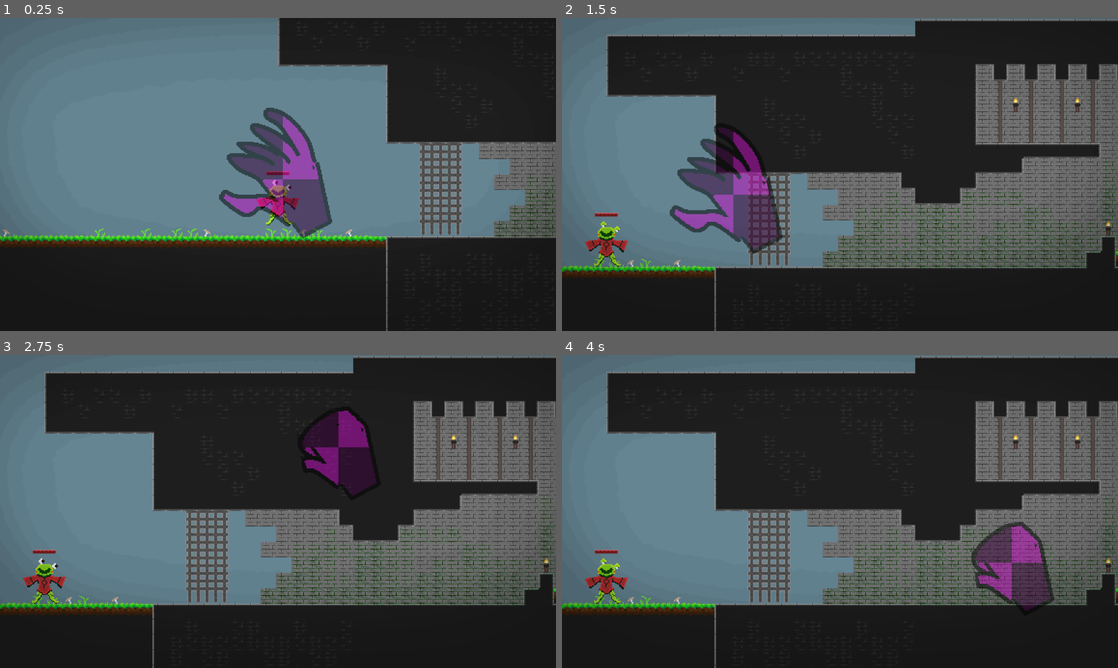
Above: before the commit, frames 1-4 (two rows, left to right).
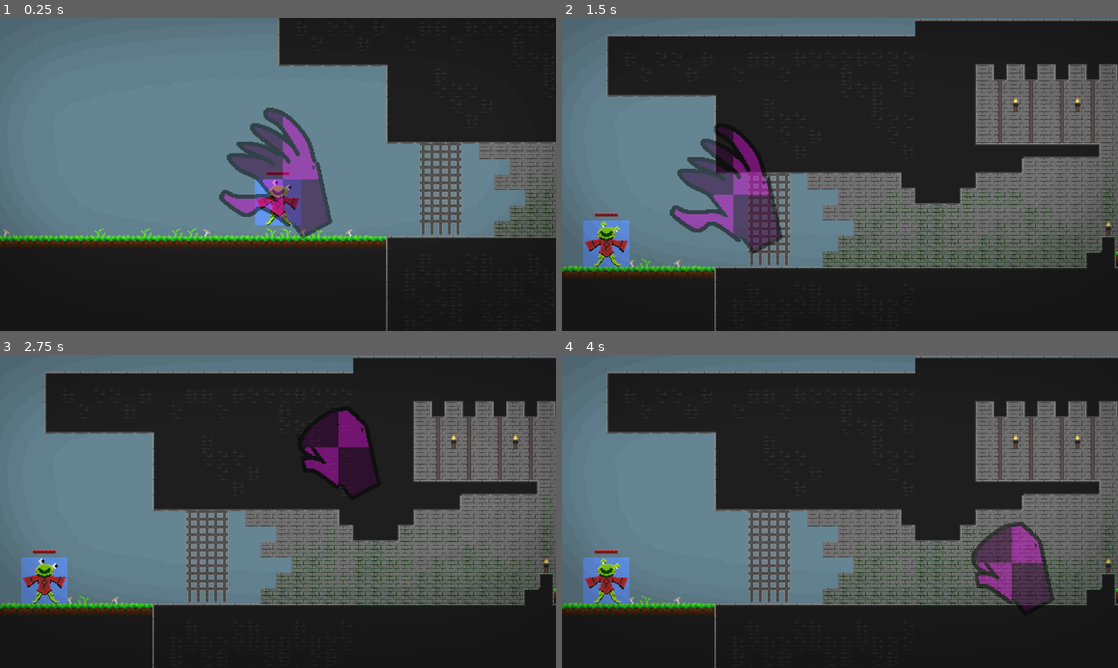
Above: after the commit, the same moments.

Repository: RedFoxLightning/OutsideTheBox
Game: Godot game, scene res://Assets/Scenes/MainScenes/main.tscn
Same seed, same stepped clock (60 frames per second), same inputs: the game is played once before the commit and once after it.
Inputs (mouse positions are in pixels of both pictures, inside the frame that each line leads up to):
- Up to frame 1 (0.25 s): no input
- Up to frame 2 (1.5 s): tap Enter (ui_accept) at 0.5, 0.77 s; move the mouse to (962, 158) at 0.52 s; hold Middle mouse button (Move) 0.53-1.28 s; hold Right (ui_right) from 0.53 s (still down); move the mouse to (728, 190) at 1.27 s; tap G (GooberButton) at 1.35 s
- Up to frame 3 (2.75 s): tap Enter (ui_accept) at 1.52 s; tap Middle mouse button (Move) at 1.55, 2.3 s; move the mouse to (333, 442) at 2.02 s; release Right (ui_right) at 2.03 s; press the mouse at (333, 442) at 2.03 s; hold Left (ui_left) from 2.03 s (still down)
- Up to frame 4 (4 s): move the mouse to (812, 574) at 2.77 s; release Left (ui_left) at 2.78 s; release the mouse at (812, 574) at 2.78 s; hold Right (ui_right) from 2.78 s (still down); tap Middle mouse button (Move) at 2.85 s; tap Enter (ui_accept) at 3.02, 3.77 s; move the mouse to (1006, 558) at 3.52 s; hold Middle mouse button (Move) from 3.53 s (still down)

The runs differ from the first frame. In frame 1, 0.8% of the frame differs, in the area x 45-55%, y 51-67%; in frame 2, 0.8%, in the area x 3-13%, y 64-80%; in frame 3, 0.8%; in frame 4, 0.8%.

Commit message:
+Spider and found out grabbable is broken
Spider now looks around where it should, including differentiating between idle state and aggroed state

However I think the offset var specifically is completely broken for the grabbable script, and it may have been this whole time

Diff:
--- /dev/null
+++ b/Assets/Scenes/Entites/base_enemy.tscn
@@ -0,0 +1,6 @@
+[gd_scene format=3 uid="uid://c05db60rl1oyj"]
+
+[ext_resource type="Script" uid="uid://dl60nq1sns4vn" path="res://Assets/Scripts/Entities/base_enemy.gd" id="1_8ha6b"]
+
+[node name="BaseEnemy" type="Node2D" unique_id=1658250846]
+script = ExtResource("1_8ha6b")
--- a/Assets/Scenes/Entites/base_entity.tscn
+++ b/Assets/Scenes/Entites/base_entity.tscn
@@ -17,5 +17,6 @@
 
 [node name="CollisionShape2D" type="CollisionShape2D" parent="Grabbable" unique_id=1741206127]
 shape = SubResource("RectangleShape2D_m18i3")
+disabled = true
 
 [connection signal="thrown" from="Grabbable" to="." method="_on_grabbable_thrown"]
--- a/Assets/Scenes/Entites/big_frog_enemy.tscn
+++ b/Assets/Scenes/Entites/big_frog_enemy.tscn
@@ -6,6 +6,7 @@
 [ext_resource type="PackedScene" uid="uid://kh3wv76aol3r" path="res://Assets/Scenes/Entites/tasks_ai.tscn" id="3_dcuvd"]
 [ext_resource type="Script" uid="uid://bul4aj6tik7lk" path="res://Assets/TaskAIStateSO.gd" id="4_rod8d"]
 [ext_resource type="Script" uid="uid://8pm11srdvu7f" path="res://Assets/TaskSO.gd" id="5_1k0fd"]
+[ext_resource type="PackedScene" uid="uid://c05db60rl1oyj" path="res://Assets/Scenes/Entites/base_enemy.tscn" id="5_b64l7"]
 
 [sub_resource type="Resource" id="Resource_rod8d"]
 script = ExtResource("5_1k0fd")
@@ -36,17 +37,20 @@
 
 [sub_resource type="Resource" id="Resource_4ib7q"]
 script = ExtResource("5_1k0fd")
+task_name = "Charge"
 metadata/_custom_type_script = "uid://8pm11srdvu7f"
 
-[sub_resource type="Resource" id="Resource_4b1m7"]
+[sub_resource type="Resource" id="Resource_b64l7"]
 script = ExtResource("5_1k0fd")
+task_name = "Leap"
+task_to_follow = SubResource("Resource_4ib7q")
 metadata/_custom_type_script = "uid://8pm11srdvu7f"
 
 [sub_resource type="Resource" id="Resource_fnu1k"]
 script = ExtResource("4_rod8d")
 name = "Aggroed"
-tasks = Array[ExtResource("5_1k0fd")]([SubResource("Resource_4ib7q"), SubResource("Resource_4b1m7")])
-interval_between_tasks = 2.0
+tasks = Array[ExtResource("5_1k0fd")]([SubResource("Resource_4ib7q"), SubResource("Resource_b64l7")])
+interval_between_tasks = 1.0
 metadata/_custom_type_script = "uid://bul4aj6tik7lk"
 
 [sub_resource type="AtlasTexture" id="AtlasTexture_m4yix"]
@@ -130,12 +134,29 @@
 [sub_resource type="Animation" id="Animation_mcp5s"]
 resource_name = "idle"
 
+[sub_resource type="Animation" id="Animation_b64l7"]
+resource_name = "violent_stabbing"
+length = 0.345
+tracks/0/type = "value"
+tracks/0/imported = false
+tracks/0/enabled = true
+tracks/0/path = NodePath("AnimatedSprite2D:rotation")
+tracks/0/interp = 1
+tracks/0/loop_wrap = true
+tracks/0/keys = {
+"times": PackedFloat32Array(0, 0.23333333),
+"transitions": PackedFloat32Array(1, 1),
+"update": 0,
+"values": [0.0, 6.283185307179586]
+}
+
 [sub_resource type="AnimationLibrary" id="AnimationLibrary_4ib7q"]
 _data = {
 &"RESET": SubResource("Animation_rod8d"),
 &"antsy_stabbing": SubResource("Animation_1k0fd"),
 &"hopping": SubResource("Animation_m4yix"),
-&"idle": SubResource("Animation_mcp5s")
+&"idle": SubResource("Animation_mcp5s"),
+&"violent_stabbing": SubResource("Animation_b64l7")
 }
 
 [node name="BigFrogEnemy" type="CharacterBody2D" unique_id=610472911]
@@ -149,6 +170,9 @@
 grabbableCollisionShapeOffset = Vector2(0, 16)
 groundedFrictionModifier = 0.8
 arialFrictionModifier = 0.99
+
+[node name="BaseEnemy" parent="." unique_id=1658250846 instance=ExtResource("5_b64l7")]
+detectionRange = 300.0
 
 [node name="tasks_ai" parent="." unique_id=1071120289 instance=ExtResource("3_dcuvd")]
 
@@ -166,4 +190,5 @@
 libraries/ = SubResource("AnimationLibrary_4ib7q")
 autoplay = &"idle"
 
+[connection signal="aggroed_signal" from="BaseEnemy" to="." method="_on_base_enemy_aggroed_signal"]
 [connection signal="new_task" from="tasks_ai" to="." method="_on_tasks_ai_new_task"]
--- a/Assets/Scenes/Entites/goober.tscn
+++ b/Assets/Scenes/Entites/goober.tscn
@@ -273,7 +273,7 @@
 [sub_resource type="RectangleShape2D" id="RectangleShape2D_xy1m5"]
 size = Vector2(20, 43)
 
-[node name="Goober" type="CharacterBody2D" unique_id=2033451847]
+[node name="Goober" type="CharacterBody2D" unique_id=2033451847 groups=["Goober"]]
 z_index = 10
 floor_max_angle = 0.34906584
 script = ExtResource("1_68t3s")
--- /dev/null
+++ b/Assets/Scenes/Entites/spider_enemy.tscn
@@ -0,0 +1,45 @@
+[gd_scene format=3 uid="uid://dbrq6cetuim0j"]
+
+[ext_resource type="Script" uid="uid://c0e7ci6417jk" path="res://Assets/Scripts/Entities/spider_enemy.gd" id="1_3mds1"]
+[ext_resource type="PackedScene" uid="uid://c05db60rl1oyj" path="res://Assets/Scenes/Entites/base_enemy.tscn" id="2_me7qk"]
+[ext_resource type="PackedScene" uid="uid://dkbcbtx7qao03" path="res://Assets/Scenes/Entites/base_entity.tscn" id="3_y74d1"]
+[ext_resource type="Texture2D" uid="uid://f3e4wjylajlu" path="res://Assets/ArcherSpriteSheet.png" id="4_lg7j0"]
+[ext_resource type="Texture2D" uid="uid://bm1cfapyyxd0n" path="res://Assets/SpiderLegsStatic.png" id="5_me7qk"]
+
+[sub_resource type="CircleShape2D" id="CircleShape2D_jgq81"]
+radius = 12.0415945
+
+[sub_resource type="RectangleShape2D" id="RectangleShape2D_me7qk"]
+size = Vector2(30, 14)
+
+[node name="spider_enemy" type="CharacterBody2D" unique_id=1457878292]
+script = ExtResource("1_3mds1")
+
+[node name="HeadCollisionShape" type="CollisionShape2D" parent="." unique_id=471889347]
+position = Vector2(0, -16)
+shape = SubResource("CircleShape2D_jgq81")
+
+[node name="LegsCollisionShape" type="CollisionShape2D" parent="." unique_id=173315447]
+position = Vector2(0, 1)
+shape = SubResource("RectangleShape2D_me7qk")
+
+[node name="BaseEntity" parent="." unique_id=1200200737 instance=ExtResource("3_y74d1")]
+healthBarHeight = -35.0
+grabbableCollisionShapeSize = Vector2(40, 20)
+groundedFrictionModifier = 0.4
+arialFrictionModifier = 0.99
+
+[node name="BaseEnemy" parent="." unique_id=1658250846 instance=ExtResource("2_me7qk")]
+detectionRange = 250.0
+
+[node name="HeadSprite" type="Sprite2D" parent="." unique_id=1726754037]
+z_index = 9
+position = Vector2(0, -16)
+texture = ExtResource("4_lg7j0")
+hframes = 16
+vframes = 16
+frame = 2
+
+[node name="LegsSprite" type="Sprite2D" parent="." unique_id=1317643112]
+z_index = 8
+texture = ExtResource("5_me7qk")
--- a/Assets/Scenes/Rooms/perimiter_room_2.tscn
+++ b/Assets/Scenes/Rooms/perimiter_room_2.tscn
@@ -2,6 +2,7 @@
 
 [ext_resource type="Texture2D" uid="uid://c3esuslysnmhy" path="res://Assets/PixelVignette8-bit.png" id="1_5i7mu"]
 [ext_resource type="TileSet" uid="uid://cmsylfh5vlcci" path="res://Assets/Scenes/Rooms/main_tile_set.res" id="2_6kahw"]
+[ext_resource type="PackedScene" uid="uid://dbrq6cetuim0j" path="res://Assets/Scenes/Entites/spider_enemy.tscn" id="3_2n5jq"]
 
 [node name="perimiter_room_1" type="Node2D" unique_id=1836364607]
 
@@ -18,3 +19,6 @@
 [node name="TileMapLayer" type="TileMapLayer" parent="." unique_id=349655224]
 tile_map_data = PackedByteArray("AAD9/wQAAAANAAAAAAD8/wQAAAANAAAAAAD7/wQAAAANAAAAAAD6/wQAAAANAAAAAAD5/wQAAAANAAAAAAD4/w …(9728 unchanged characters)…
 tile_set = ExtResource("2_6kahw")
+
+[node name="spider_enemy" parent="." unique_id=1457878292 instance=ExtResource("3_2n5jq")]
+position = Vector2(126, -98)
--- /dev/null
+++ b/Assets/Scripts/Entities/base_enemy.gd
@@ -0,0 +1,31 @@
+extends Node2D
+
+signal aggroed_signal
+@export var detectionRange: float
+
+var player
+var goober
+
+var aggroed: bool = false
+# Called when the node enters the scene tree for the first time.
+func _ready() -> void:
+	player = get_tree().get_first_node_in_group("Player")
+	goober = get_tree().get_first_node_in_group("Goober")
+	pass # Replace with function body.
+
+
+# Called every frame. 'delta' is the elapsed time since the previous frame.
+func _process(_delta: float) -> void:
+	if aggroed == false and get_distance_to(goober.global_position) < detectionRange:
+		aggroed = true
+		emit_signal("aggroed_signal")
+	pass
+
+
+func get_distance_to(target: Vector2):
+	var xDist = target.x - global_position.x
+	var yDist = target.y - global_position.y
+
+	var total_distance: float = sqrt((xDist * xDist) + (yDist * yDist))
+
+	return total_distance
--- a/Assets/Scripts/Entities/base_entity.gd
+++ b/Assets/Scripts/Entities/base_entity.gd
@@ -23,7 +23,7 @@
 var characterBody: CharacterBody2D
 
 var currentHealth: int
-const debugMode: bool = false
+const debugMode: bool = true
 
 
 
--- a/Assets/Scripts/Entities/big_frog_enemy.gd
+++ b/Assets/Scripts/Entities/big_frog_enemy.gd
@@ -3,14 +3,21 @@
 @onready var base_entity: Node2D = $BaseEntity
 @onready var tasksAI: Node2D = $tasks_ai
 @onready var animation_player: AnimationPlayer = $AnimationPlayer
+@onready var base_enemy: Node2D = $BaseEnemy
 
 
 @export var states: Array[TasksStateSO]
 
+enum actions { IDLE, HOPPING, ANTSY_STABBING, STABBING, LEAPING, CHARGING }
+var currentAction = actions.IDLE
 
-const SPEED = 300.0
-const JUMP_VELOCITY = -400.0
+#const SPEED = 300.0
+#const JUMP_VELOCITY = -400.0
 const HOP_STRENGTH = -100
+const LEAP_STRENGTH = -300
+
+# -1 = goober is left, 1 = goober is right
+var left_right_direction_to_goober: int = -1
 
 func _ready() -> void:
 
@@ -26,6 +33,22 @@
 	else:
 		velocity.x *= base_entity.GetGroundedFriction()
 
+	tasksAI.ForceStateAndTaskToNotBeNull()
+
+	if(base_enemy.aggroed):
+		var tempDirection
+		var tempWillMoveTowardPlayer: bool
+		if(global_position.x > base_enemy.goober.global_position.x + 50):
+			tempDirection = -1
+			tempWillMoveTowardPlayer = true
+		elif global_position.x < base_enemy.goober.global_position.x - 50:
+			tempDirection = 1
+			tempWillMoveTowardPlayer = true
+		else:
+			tempWillMoveTowardPlayer = false
+
+		if tempWillMoveTowardPlayer: velocity.x += tempDirection * 10
+
 	move_and_slide()
 	if tasksAI.currentTask.task_name == "Idle":
 		pass
@@ -35,12 +58,37 @@
 		pass
 
 
-func _on_tasks_ai_new_task(a) -> void:
-	if a == "Idle":
+func _on_tasks_ai_new_task(task) -> void:
+
+	#unnagroed stuff
+
+	if task == "Idle":
 		animation_player.play("idle")
-	if a == "Antsy stabs":
+	elif task == "Antsy stabs":
 		animation_player.play("antsy_stabbing")
-	if a == "Hop twice":
+	elif task == "Hop twice":
 		#print("hop!")
 		velocity.y = HOP_STRENGTH
-	#print(a)
+
+	#aggroed stuff
+
+	if task == "Charge":
+		#var distanceToGooberX = global_position.x - base_enemy.goober.global_position.x
+		if base_enemy.get_distance_to(base_enemy.goober.global_position) > 75:
+			pass
+			currentAction = actions.CHARGING
+			#print("(charging :p)")
+		else:
+			base_enemy.goober.entity.Damage(12)
+			animation_player.play("violent_stabbing")
+			#print("stab stab")
+
+	if task == "Leap":
+		if is_on_floor():
+			velocity.y = LEAP_STRENGTH
+			#print("LEAPING")
+
+
+func _on_base_enemy_aggroed_signal() -> void:
+	tasksAI.SetState(states[1])
+	#print("RAHHHHHHH")
--- a/Assets/Scripts/Entities/goober.gd
+++ b/Assets/Scripts/Entities/goober.gd
@@ -106,16 +106,16 @@
 
 
 func startFloating():
-	print("goober wants to fly!")
+	#print("goober wants to fly!")
 	floating = true;
 	velocity.y -= randf_range(40, 175) #floating a little bit to floating almost off screen
 	pass
 func stopFloating():
-	print("goober wants to decend!")
+	#print("goober wants to decend!")
 	floating = false;
 	pass
 func walkToRandomPointOnFloor():
-	print("goober wants to walk!")
+	#print("goober wants to walk!")
 	currentActionTimeGoal = randf_range(1.5,3) # how long goober will walk for
 	match randi_range(1,2):
 		1:
@@ -125,7 +125,7 @@
 
 	currentAction = actions.WALKING
 func castDamageSpell():
-	print("goober wants to cause havoc!")
+	#print("goober wants to cause havoc!")
 	currentActionTimeGoal = attackSpellCastTime
 	currentAction = actions.GROUND_ATTACKING
 	pass
--- /dev/null
+++ b/Assets/Scripts/Entities/spider_enemy.gd
@@ -0,0 +1,60 @@
+extends CharacterBody2D
+@onready var base_entity: Node2D = $BaseEntity
+@onready var base_enemy: Node2D = $BaseEnemy
+@onready var head_sprite: Sprite2D = $HeadSprite
+@onready var legs_sprite: Sprite2D = $LegsSprite
+
+## base rotation is for later when I add the ability to climb walls fr fr >:3
+var base_rotation: float = 0
+
+var head_rotation: float = 90
+
+# 0 won't rotate at all, 1 will look at where it wants instantaniously
+var head_rot_speed: float = 1
+var head_rot_speed_idle: float = 0.125
+var head_rot_speed_aggroed: float = 0.8
+
+## for idle animation, how long before looking somewhere else?
+var min_attention_span = 0.8
+var max_attention_span = 4.5
+var remaining_attention_span: float = 0
+
+## for idle animation, at what angles will they passively look?
+var idle_look_range: float = 80
+
+
+var looking_target: float
+
+func _physics_process(delta: float) -> void:
+	# Add the gravity.
+	if not is_on_floor():
+		velocity += get_gravity() * delta
+	else:
+		velocity.x *= base_entity.GetGroundedFriction()
+
+	if base_enemy.aggroed:
+
+		head_rot_speed = head_rot_speed_aggroed
+
+		# set the looking_target to look at goober position
+		var og_head_sprite_rotation = head_sprite.rotation_degrees
+		head_sprite.look_at(base_enemy.goober.global_position)
+		looking_target = head_sprite.rotation_degrees
+		head_sprite.rotation_degrees = og_head_sprite_rotation
+
+	else:
+
+		head_rot_speed = head_rot_speed_idle
+
+		remaining_attention_span -= delta
+		if remaining_attention_span <= 0:
+			remaining_attention_span = randi_range(min_attention_span,max_attention_span)
+			looking_target = (base_rotation - 90) + randf_range(-idle_look_range,idle_look_range)
+
+
+	head_rotation = head_rotation + (looking_target - head_rotation) * head_rot_speed
+	head_sprite.rotation_degrees = head_rotation
+
+
+
+	move_and_slide()
--- a/Assets/base_enemy.gd
+++ /dev/null
@@ -1,11 +0,0 @@
-extends StaticBody2D
-
-
-# Called when the node enters the scene tree for the first time.
-func _ready() -> void:
-	pass # Replace with function body.
-
-
-# Called every frame. 'delta' is the elapsed time since the previous frame.
-func _process(delta: float) -> void:
-	pass
--- a/project.godot
+++ b/project.godot
@@ -22,6 +22,7 @@
 [global_group]
 
 Player="Used for finding the player, only one object should be in here!"
+Goober="used to find goober (should only be one)"
 
 [input]
 
Binary file changed: Assets/ArcherSpriteSheet.png
Renamed: Assets/base_enemy.gd.uid -> Assets/Scripts/Entities/base_enemy.gd.uid
Not shown, added: Assets/Scripts/Entities/spider_enemy.gd.uid
Binary file added: Assets/SpiderLegsStatic.png
Not shown, added: Assets/SpiderLegsStatic.png.import
